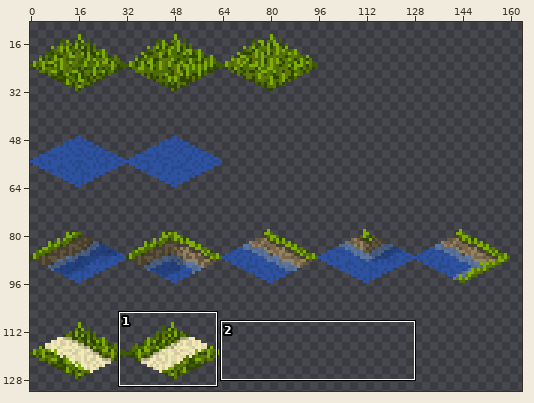
File history of a sprite sheet, img/pixel-tiles.png. The first picture is a wide view before the edit; the outline marks the close-up.
Close-up. The starting point:
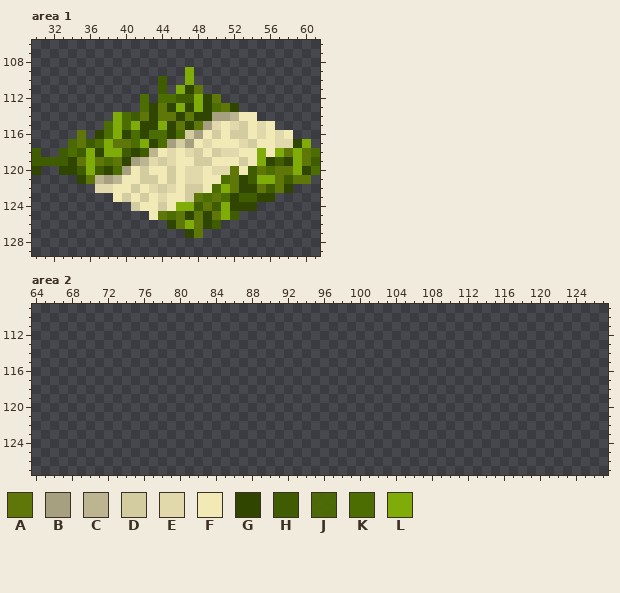
The file is 256x256 pixels. Pixels under 10% opacity are left out. Colours within 5 levels of each other are drawn and written as one. Shown: area 1: x 30..61, y 106..129; area 2: x 64..127, y 109..127. The wide view leaves out empty margins.
Palette (. is transparent): A #5f7708  B #a7a080  C #bdb591  D #d3cca1  E #e1d9ab  F #f1eab6  G #304600  H #405c01  J #4c6d01ea  K #4c6d01  L #80ac09
Pixels before, area 1, first column x 30:
109 .................L..............
110 ..............H..L..............
111 ..............H.LGA.............
112 ............K.KKHHLGA...........
113 ............KGAGLGLGKAG.........
114 .........LKHAGAAGAGGBBCFF.......
115 ........KLKLGGLGAGABEFEDFEF.....
116 .....A.GKLGKGKKGKDBFDFDDFEFEF...
117 ....JAHKLAAKLGKBDBFEFFFEDFFEEGL.
118 H..HKHLGLLHGHCFEFEDFDEEFFLFLALAK
119 HHHHGALAKAGBCEDEFFDDFFFDFLGHGLAH
120 G..GGHLHGKBFDFFDFEEFEEAFHAKAALGK
121 .....GACBCFFDDFDFEEFFKAGHLLAHAA.
122 .......EEFFDFEDEFDDFKLAGGAHAG...
123 .........FDFDFEFFDAKAKGHHGG.....
124 ...........DFFDFLLHAHLGGG.......
125 .............FAKAGAGALH.........
126 ...............GALAGH...........
127 .................GA.............
New version:
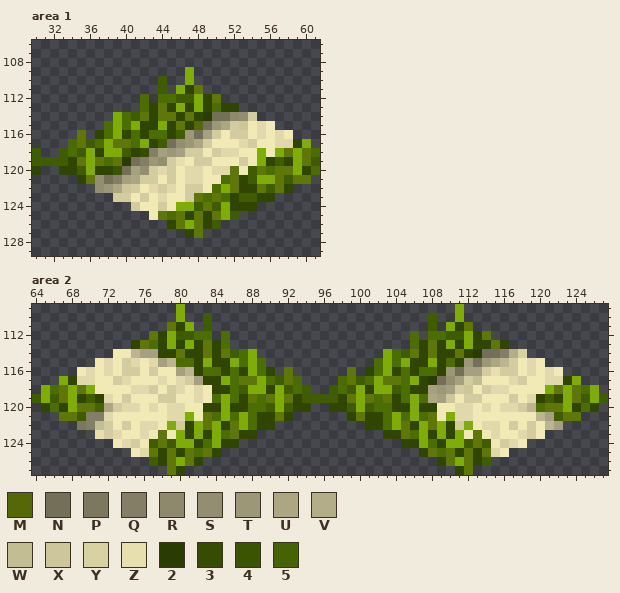
Colours new in this view: M #536807  N #746f59  P #7c775f  Q #837e65  R #8e886d  S #938e70  T #9c9777  U #aca782  V #b3ae87  W #c3bd93  X #ccc69a  Y #d8d2a3  Z #e7e0ae  2 #2a3d00  3 #364d01  4 #3a5401  5 #456301
What changed:
Changed rows in their new state; - is an unchanged pixel.
Area 1:
first column x 37:
113 --------------G---
114 ------------2NNRSD
115 -----------MNTUDX-
116 ---------HTNB-----
117 -------HNSTUD-----
118 -----3QBTBD-------
119 ---2NQTSDZ--------
120 G-4NBSDE----------
121 SNQBU-------------
122 STUX--------------
123 --D---------------
Area 2:
first column x 64:
109 ----------------L------------------------------L----------------
110 ----------------L--H------------------------H--L----------------
111 ---------------AGL-H------------------------H-LGA---------------
112 -------------AGLHHKK-K--------------------K-KKHHLGA-------------
113 -----------GAKGLGLGAGK--------------------KGAGLGLGGAG-----------
114 ---------FFCBBGGAGGAGAHKL--------------LKHAGAGGAG2NNQVY---------
115 -------FEFDEFEBCKKGLGGLKLK------------KLKLGGLGKGTNTUCDFEF-------
116 -----FEFEFDDFDFFBCGKKGKGLKG-A------A-GKLGKGKKGTNBBDZDDFEFEF-----
117 ---LGEEFFDEFFFEFEDBGGLKAALKHAJ----JAHKLAAKLG2NSBDWFFFEDFFEEGL---
118 -LKALALFFFFEEDFDEFEFGGKHLLGLHKH--HKHLGLLHKGGBTBDXFDEEFFFFLALAKL-
119 HLHALGHGEFDFFFDDFFEFKLKGAKALAGHHHHGALAKAGKLKUBXFDDFFFDFEGHGLAHLH
120 -GKGLAA5UDEEFEFEEFFGGLGGKKHLHGG--GGHLHKKGGLGGFFEEFEFEEDCKAALGKG-
121 ---AAHQQEFFFFFFEELFAKLKLKGGAG------GAGGKLKLKAFLEEFFFFFFFCBHAA---
122 -----PQWDFDFEEFLDGLALGALKGG----------GGKLAGLALGDLFEEFDFDFCB-----
123 -------ZDEFFEFAFLGLGLKAGG--------------GGAKLGLGLFAFEFFEDF-------
124 ---------FEDFHAHLLGKLGG------------------GGLKGLLHAHFDEF---------
125 -----------FEAGAGAKAG----------------------GAKAGAGAEF-----------
126 -------------HGALAG--------------------------GALAGH-------------
127 ---------------AG------------------------------GA---------------
Pixel boxes of the changes (left, top, right, bottom) in both close-ups:
changed: (95, 103, 257, 202)
added: (32, 304, 608, 475)
